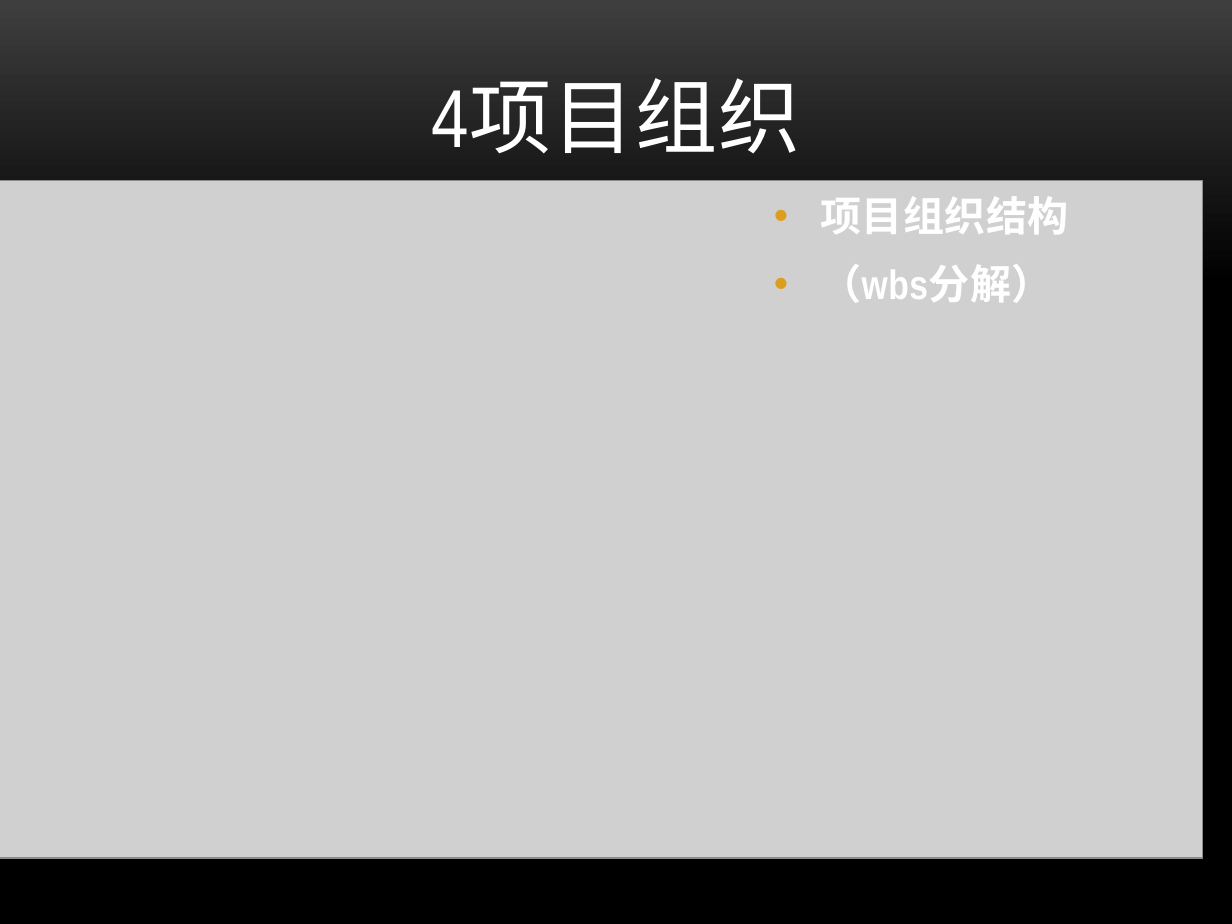
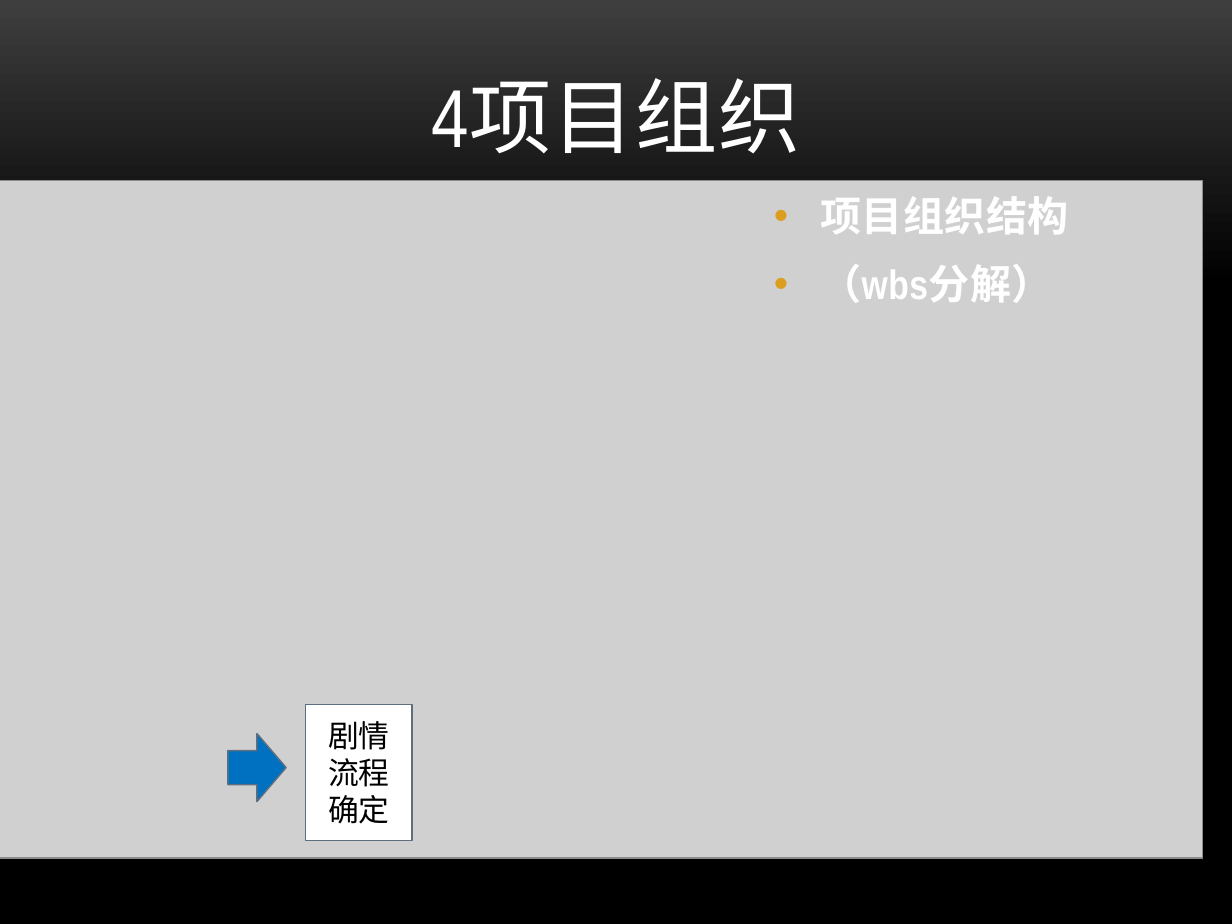
Before and after one commit to ZanebonoAlter/-, a slide deck: slide 12 of 项目计划.pptx. Drawn at 1232x924 pixels with LibreOffice and Linux fonts; fonts in the diff are those of the drawing; grey boxes stand for pictures; background and template pictures are left out. Boxes give left, top, right and bottom in pixels: in the first picture for what was removed or moved away, otherwise in the second. Text is boxed around its words. In the diff, an @@ line names an element or a change of style, - is before the commit and + after.

```diff
--- a/项目计划.pptx
+++ b/项目计划.pptx
@@ rectangle added at box(306, 705, 413, 840), fill #FFFFFF, outline #5D7080 0.85 pt, 18 pt, text #000000 @@
+剧情流程确定
@@ right arrow added at box(228, 733, 286, 801), fill #0070C0, outline #5D7080 0.85 pt @@
```
Also in this commit, not shown: 4 other slides changed.
